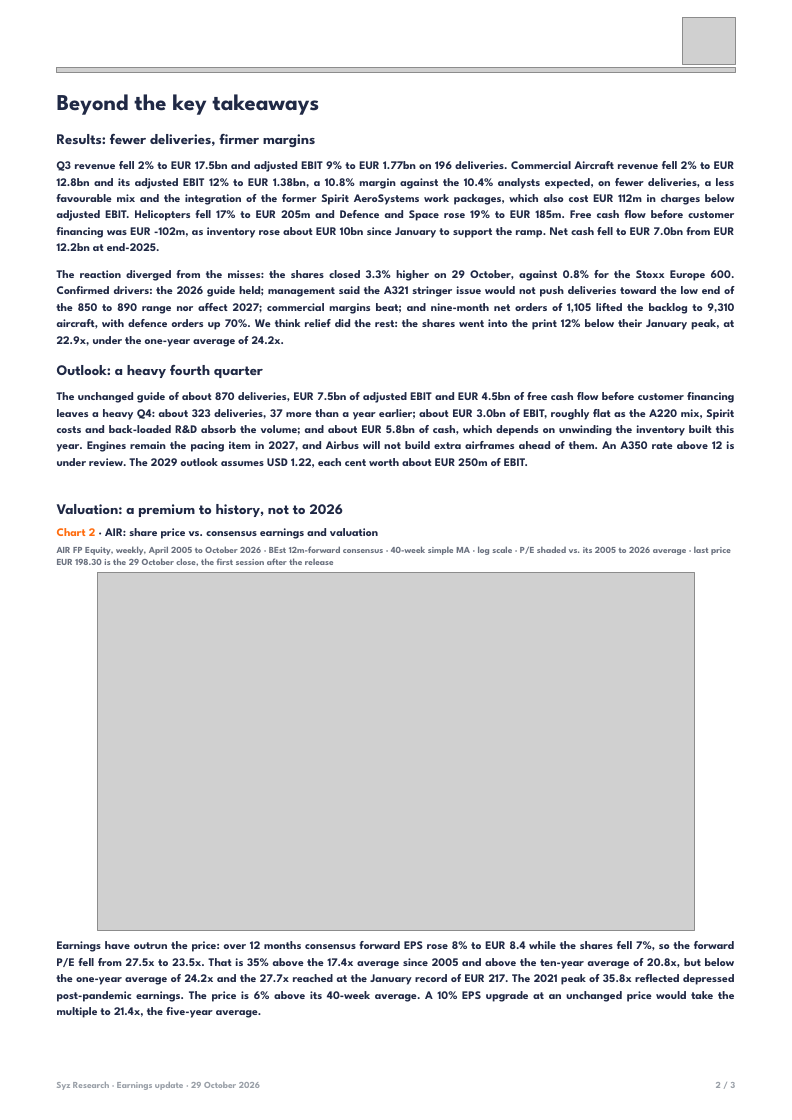
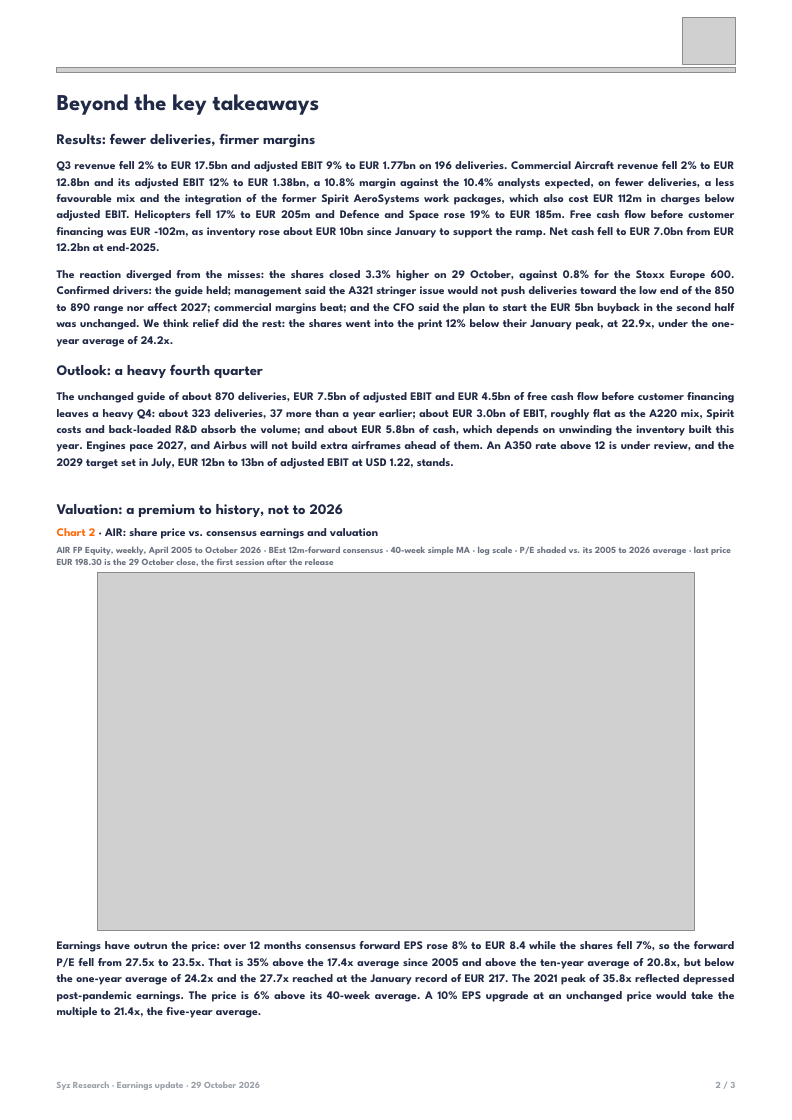
Before and after one commit to jb-db05/syz-earnings, a slide deck: slide 2 of output/AIR_Q32026/Earnings_Update_AIR_Q32026.pptx. Drawn at 792x1120 pixels with LibreOffice and Linux fonts; fonts in the diff are those of the drawing; grey boxes stand for pictures. Boxes give left, top, right and bottom in pixels: in the first picture for what was removed or moved away, otherwise in the second. Text is boxed around its words. In the diff, an @@ line names an element or a change of style, - is before the commit and + after.

```diff
--- a/output/AIR_Q32026/Earnings_Update_AIR_Q32026.pptx
+++ b/output/AIR_Q32026/Earnings_Update_AIR_Q32026.pptx
@@ text at (x1=57, y1=270, x2=735, y2=347): text changed @@
-The reaction diverged from the misses: the shares closed 3.3% higher on 29 October, against 0.8% for the Stoxx Europe 600. Confirmed drivers: the 2026 guide held; management said the A321 stringer issue would not push deliveries toward the low end of the 850 to 890 range nor affect 2027; commercial margins beat; and nine-month net orders of 1,105 lifted the backlog to 9,310 aircraft, with defence orders up 70%. We think relief did the rest: the shares went into the print 12% below their January peak, at 22.9x, under the one-year average of 24.2x.
+The reaction diverged from the misses: the shares closed 3.3% higher on 29 October, against 0.8% for the Stoxx Europe 600. Confirmed drivers: the guide held; management said the A321 stringer issue would not push deliveries toward the low end of the 850 to 890 range nor affect 2027; commercial margins beat; and the CFO said the plan to start the EUR 5bn buyback in the second half was unchanged. We think relief did the rest: the shares went into the print 12% below their January peak, at 22.9x, under the one-year average of 24.2x.
@@ text at (x1=57, y1=392, x2=735, y2=469): text changed @@
-The unchanged guide of about 870 deliveries, EUR 7.5bn of adjusted EBIT and EUR 4.5bn of free cash flow before customer financing leaves a heavy Q4: about 323 deliveries, 37 more than a year earlier; about EUR 3.0bn of EBIT, roughly flat as the A220 mix, Spirit costs and back-loaded R&D absorb the volume; and about EUR 5.8bn of cash, which depends on unwinding the inventory built this year. Engines remain the pacing item in 2027, and Airbus will not build extra airframes ahead of them. An A350 rate above 12 is under review. The 2029 outlook assumes USD 1.22, each cent worth about EUR 250m of EBIT.
+The unchanged guide of about 870 deliveries, EUR 7.5bn of adjusted EBIT and EUR 4.5bn of free cash flow before customer financing leaves a heavy Q4: about 323 deliveries, 37 more than a year earlier; about EUR 3.0bn of EBIT, roughly flat as the A220 mix, Spirit costs and back-loaded R&D absorb the volume; and about EUR 5.8bn of cash, which depends on unwinding the inventory built this year. Engines pace 2027, and Airbus will not build extra airframes ahead of them. An A350 rate above 12 is under review, and the 2029 target set in July, EUR 12bn to 13bn of adjusted EBIT at USD 1.22, stands.
```
Also in this commit, not shown: 1 other slide changed, 4 other files.
